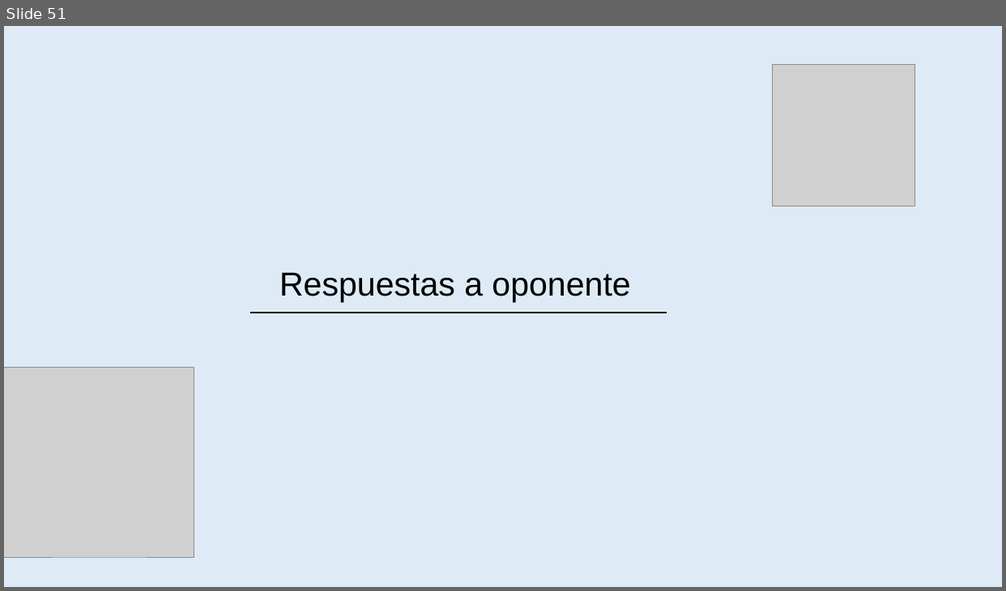
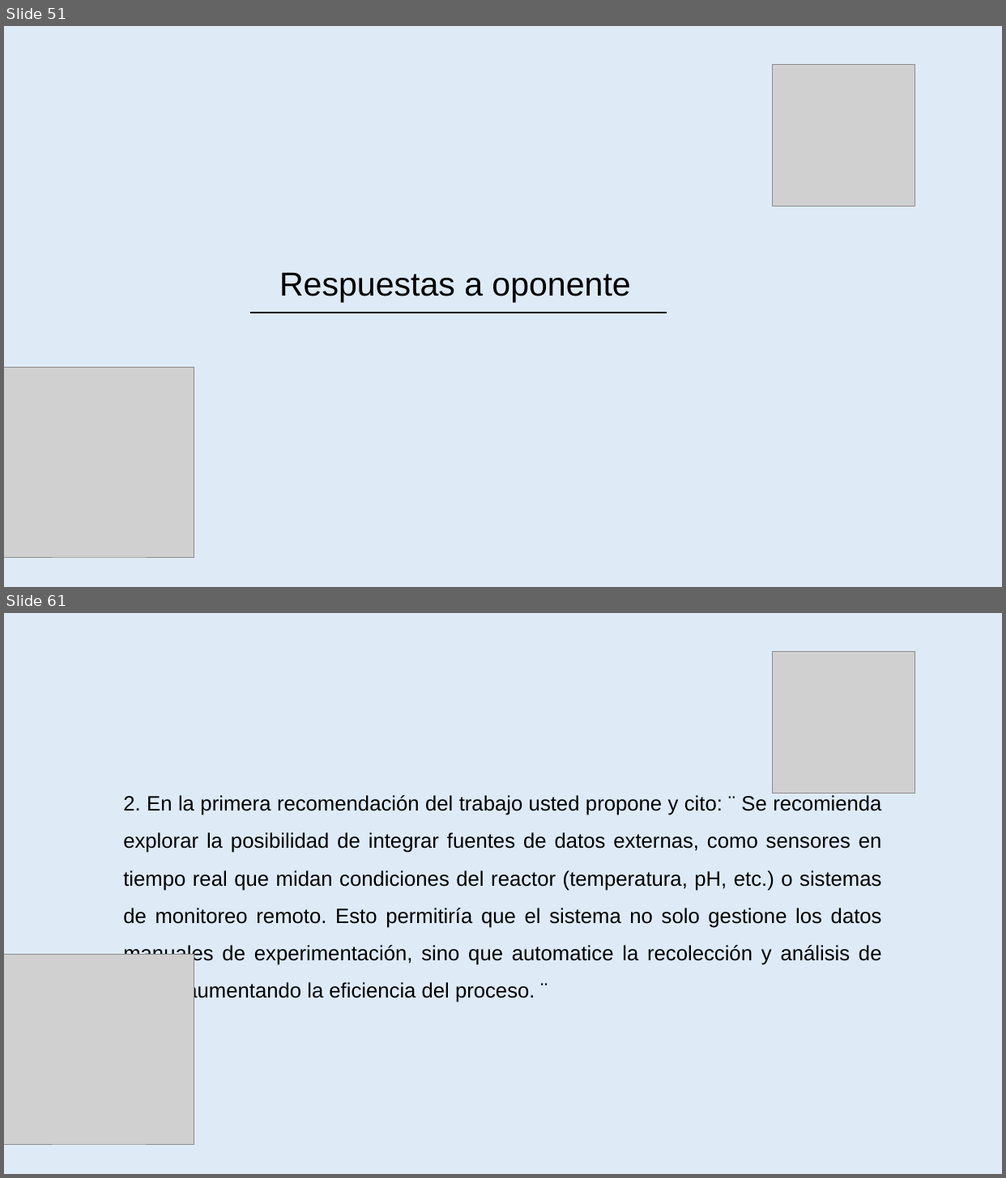
Before and after one commit to amypadron/prower_tesis, a slide deck: Digestión anaerobía.Original.pptx. Shown one above the other, each under a label of ours: slide 51 before the commit, slides 51 and 61 after it; the slides between them are not shown. The pictures are 1006x591 and 1006x1178 pixels, drawn with LibreOffice and Linux fonts; fonts in the diff are those of the drawing; grey boxes stand for pictures. Boxes give left, top, right and bottom in pixels: in the first picture for what was removed or moved away, otherwise in the second. Text is boxed around its words. In the diff, an @@ line names an element or a change of style, - is before the commit and + after.

```diff
--- a/Digestión anaerobía.Original.pptx
+++ b/Digestión anaerobía.Original.pptx
@@ slide 61 added at [4, 613, 1002, 1174], background #DEEBF7 @@
@@ picture added at [773, 651, 915, 794] @@
@@ text added at [123, 795, 882, 1003], 20 pt, text #000000 @@
+2. En la primera recomendación del trabajo usted propone y cito: ¨ Se recomienda explorar la posibilidad de integrar fuentes de datos externas, como sensores en tiempo real que midan condiciones del reactor (temperatura, pH, etc.) o sistemas de monitoreo remoto. Esto permitiría que el sistema no solo gestione los datos manuales de experimentación, sino que automatice la recolección y análisis de datos, aumentando la eficiencia del proceso. ¨
@@ picture added at [4, 954, 194, 1144] @@
```
Also in this commit, not shown: 1 slide changed, 19 other slides added.
